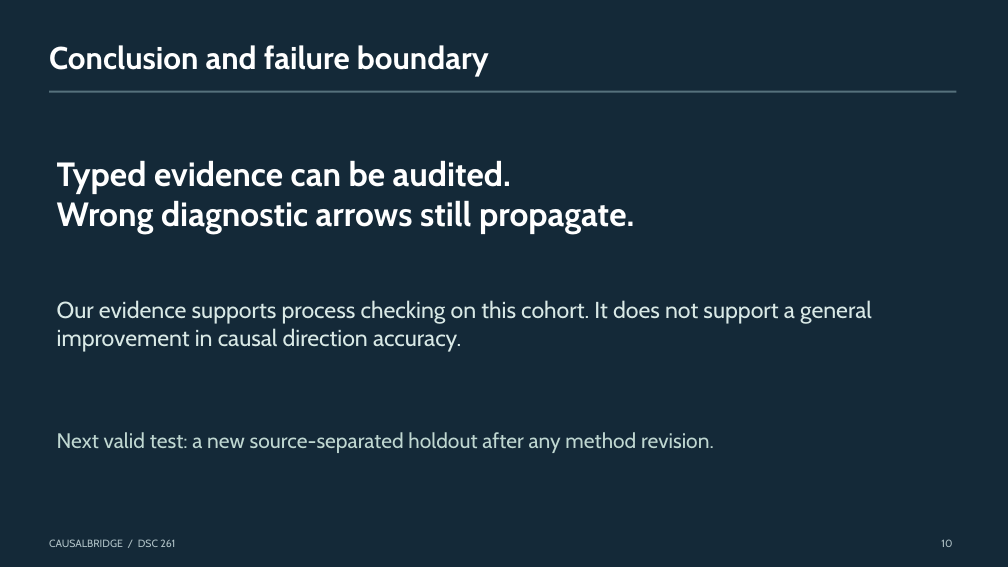
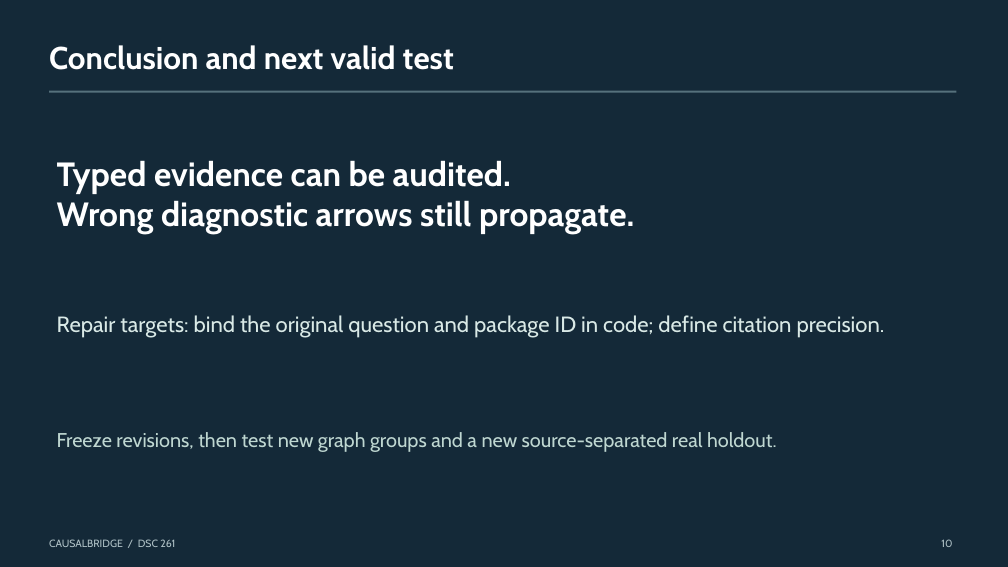
Before and after one commit to mvaishak/CausalBridge, a slide deck: slide 10 of presentation/CausalBridge-final.pptx. Drawn at 1008x567 pixels with LibreOffice and Linux fonts; fonts in the diff are those of the drawing. Boxes give left, top, right and bottom in pixels: in the first picture for what was removed or moved away, otherwise in the second. Text is boxed around its words. In the diff, an @@ line names an element or a change of style, - is before the commit and + after.

Commit message:
Explain recorded failures and next tests in final deliverables

```diff
--- a/presentation/CausalBridge-final.pptx
+++ b/presentation/CausalBridge-final.pptx
@@ text at (x1=49, y1=45, x2=454, y2=70): text changed @@
-Conclusion and failure boundary
+Conclusion and next valid test
@@ text at (x1=57, y1=315, x2=885, y2=338): text changed; size 22 to 21 pt @@
-Our evidence supports process checking on this cohort. It does not support a general improvement in causal direction accuracy.
+Repair targets: bind the original question and package ID in code; define citation precision.
@@ text at (x1=57, y1=432, x2=777, y2=452): text changed; size 20 to 19 pt @@
-Next valid test: a new source-separated holdout after any method revision.
+Freeze revisions, then test new graph groups and a new source-separated real holdout.
```
Also in this commit, not shown: 2 other slides changed, 4 other files.
